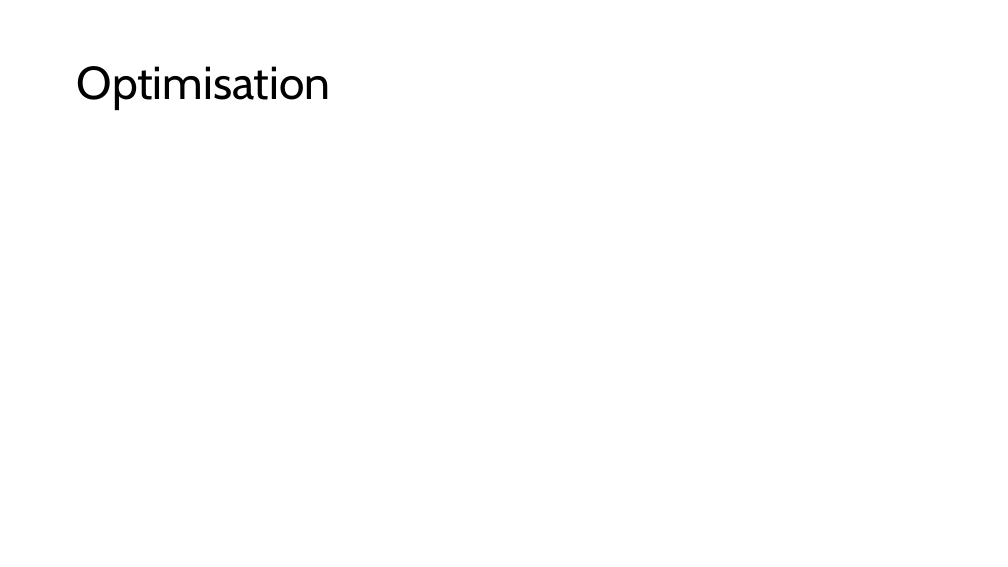
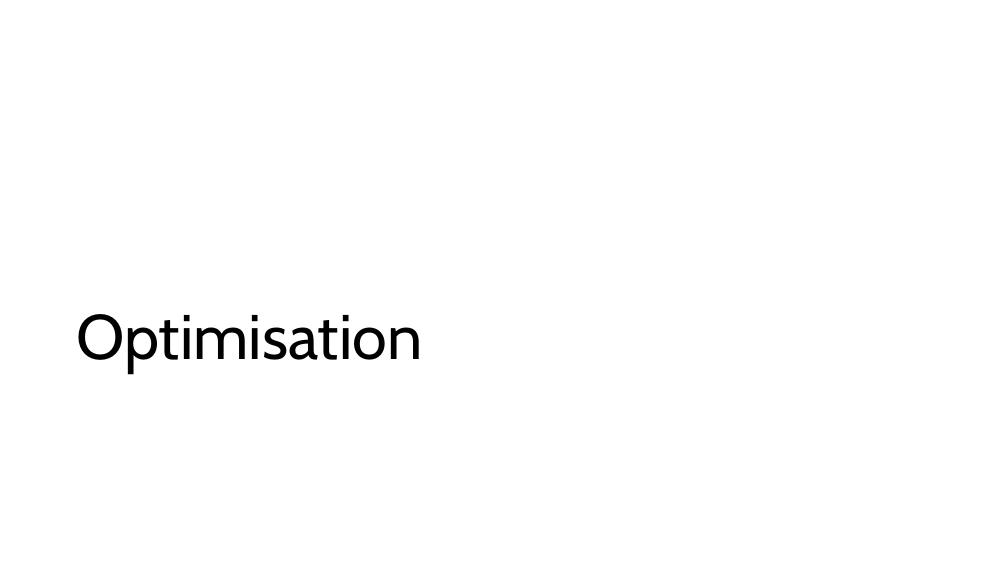
Before and after one commit to ddaniel2024/Project-4, a slide deck: slide 14 of Employee Attrition Prediction Presentation.pptx (slide 12 before the commit). Drawn at 1008x567 pixels with LibreOffice and Linux fonts; fonts in the diff are those of the drawing. Boxes give left, top, right and bottom in pixels: in the first picture for what was removed or moved away, otherwise in the second. Text is boxed around its words. In the diff, an @@ line names an element or a change of style, - is before the commit and + after.

```diff
--- a/Employee Attrition Prediction Presentation.pptx
+++ b/Employee Attrition Prediction Presentation.pptx
@@ title "Optimisation": place and size @@
-title "Optimisation" at [77,66,331,110]
+title "Optimisation" at [76,314,422,374]
@@ title "Optimisation" at [76,314,422,374]: size 44 to 60 pt; vertical alignment middle to bottom @@
```
Also in this commit, not shown: 8 other slides changed, 2 slides added, 1 other file.
